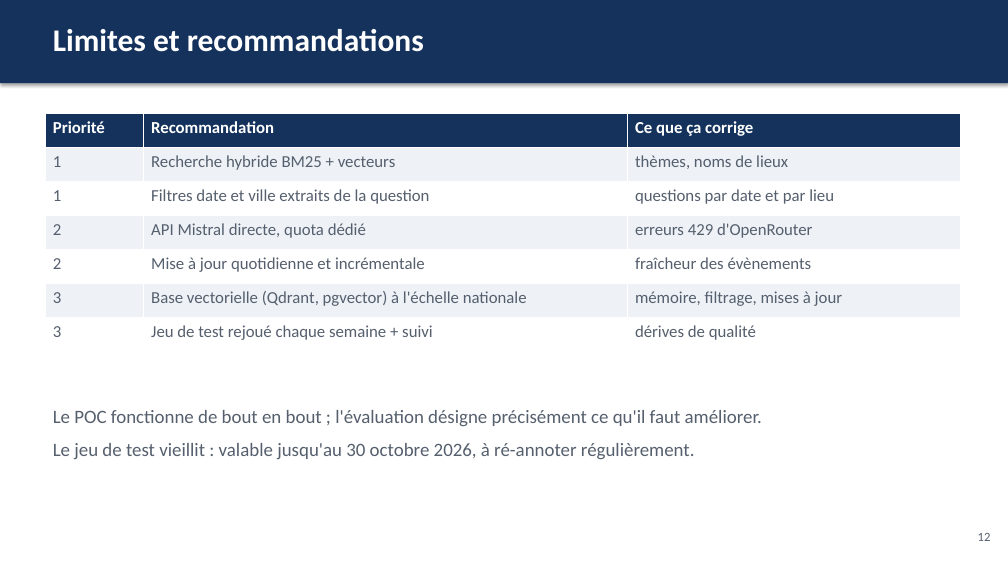
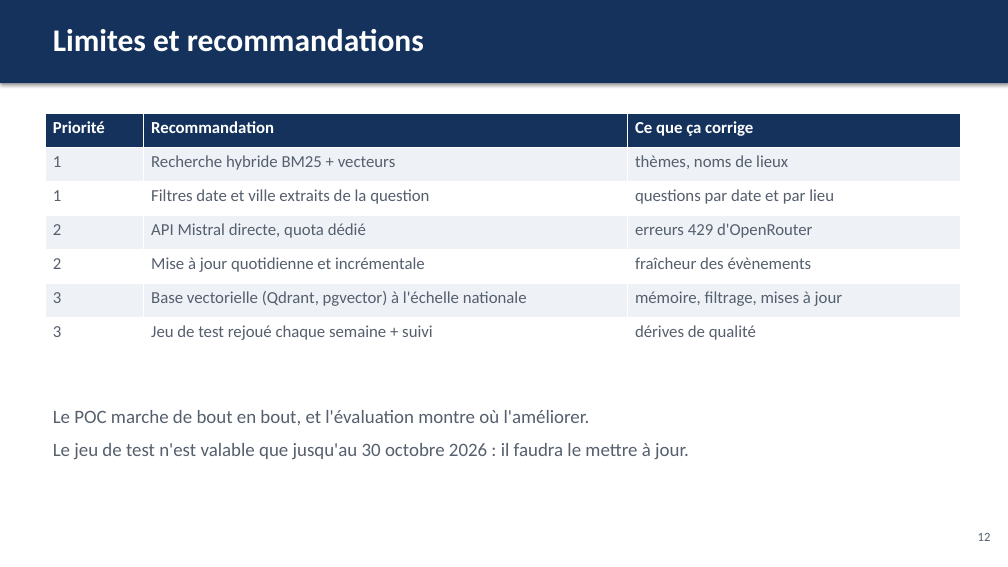
Before and after one commit to Matz-ai/concevoir-et-deployer-un-systeme-rag, a slide deck: slide 12 of livrables/presentation.pptx. Drawn at 1008x567 pixels with LibreOffice and Linux fonts; fonts in the diff are those of the drawing. Boxes give left, top, right and bottom in pixels: in the first picture for what was removed or moved away, otherwise in the second. Text is boxed around its words. In the diff, an @@ line names an element or a change of style, - is before the commit and + after.

```diff
--- a/livrables/presentation.pptx
+++ b/livrables/presentation.pptx
@@ text at <box>53,410,689,459</box>: text changed @@
-Le POC fonctionne de bout en bout ; l'évaluation désigne précisément ce qu'il faut améliorer.
-Le jeu de test vieillit : valable jusqu'au 30 octobre 2026, à ré-annoter régulièrement.
+Le POC marche de bout en bout, et l'évaluation montre où l'améliorer.
+Le jeu de test n'est valable que jusqu'au 30 octobre 2026 : il faudra le mettre à jour.
```
Also in this commit, not shown: 11 other slides changed, 1 other file.
